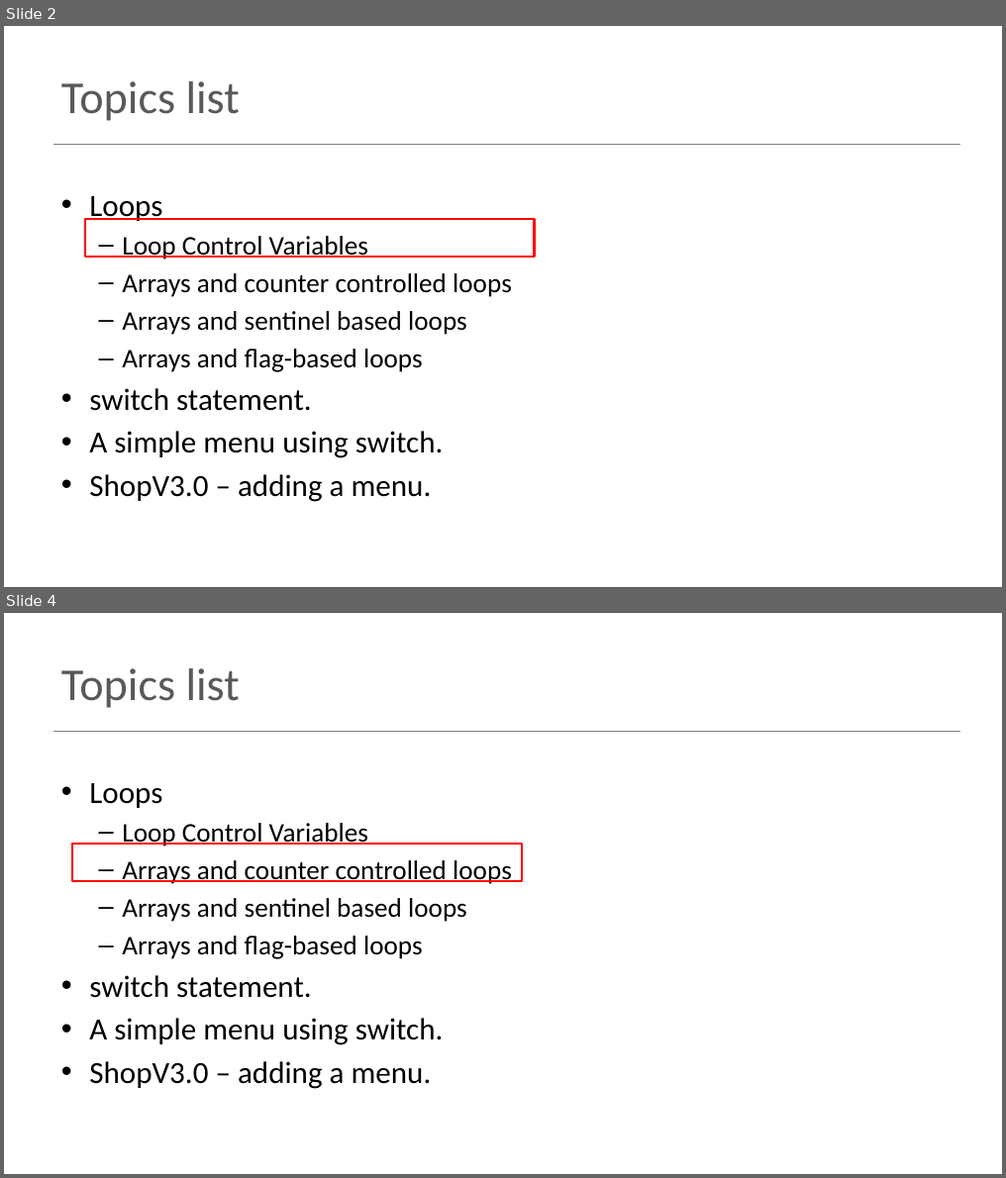
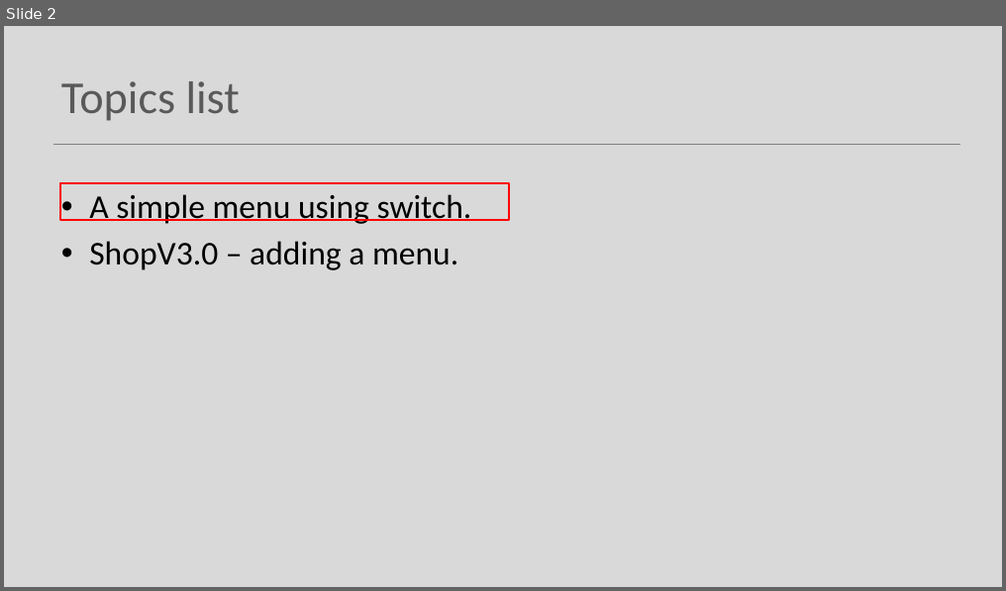
Before and after one commit to Programming-Fundamentals-SETU/prog-fund-1-sept-25, a slide deck: topic09-menus-and-persistence/unit-1/talk-3-menu/c-menu.pptx. Shown one above the other, each under a label of ours: slides 2 and 4 before the commit, slide 2 after it; the slides between them are not shown. The pictures are 1006x1178 and 1006x591 pixels, drawn with LibreOffice and Linux fonts; fonts in the diff are those of the drawing. Boxes give left, top, right and bottom in pixels: in the first picture for what was removed or moved away, otherwise in the second. Text is boxed around its words. In the diff, an @@ line names an element or a change of style, - is before the commit and + after.

```diff
--- a/topic09-menus-and-persistence/unit-1/talk-3-menu/c-menu.pptx
+++ b/topic09-menus-and-persistence/unit-1/talk-3-menu/c-menu.pptx
@@ slide 4 removed at (4,613,1002,1174), background #FFFFFF; not listed: 1 template element that a slide beside it also shows @@
@@ title removed at (61,668,240,708) @@
-Topics list
@@ text removed at (89,783,512,1089) @@
-• Loops
-  – Loop Control Variables
-  – Arrays and counter controlled loops
-  – Arrays and sentinel based loops
-  – Arrays and flag-based loops
-• switch statement.
-• A simple menu using switch.
-• ShopV3.0 – adding a menu.
@@ rectangle removed at (73,844,522,881) @@
@@ slide 2 changed as well @@
@@ background #FFFFFF to #D9D9D9 @@
@@ text "A simple menu using switch." at (89,194,472,271): size 29.6 to 32 pt @@
@@ rectangle: place and size @@
-rectangle at (85,219,534,257)
+rectangle at (60,183,509,221)
@@ text at (89,196,512,411): paragraphs removed @@
-• Loops
-  – Loop Control Variables
-  – Arrays and counter controlled loops
-  – Arrays and sentinel based loops
-  – Arrays and flag-based loops
-• switch statement.
```
Also in this commit, not shown: 13 other slides changed, 28 other slides removed, 1 other file.
